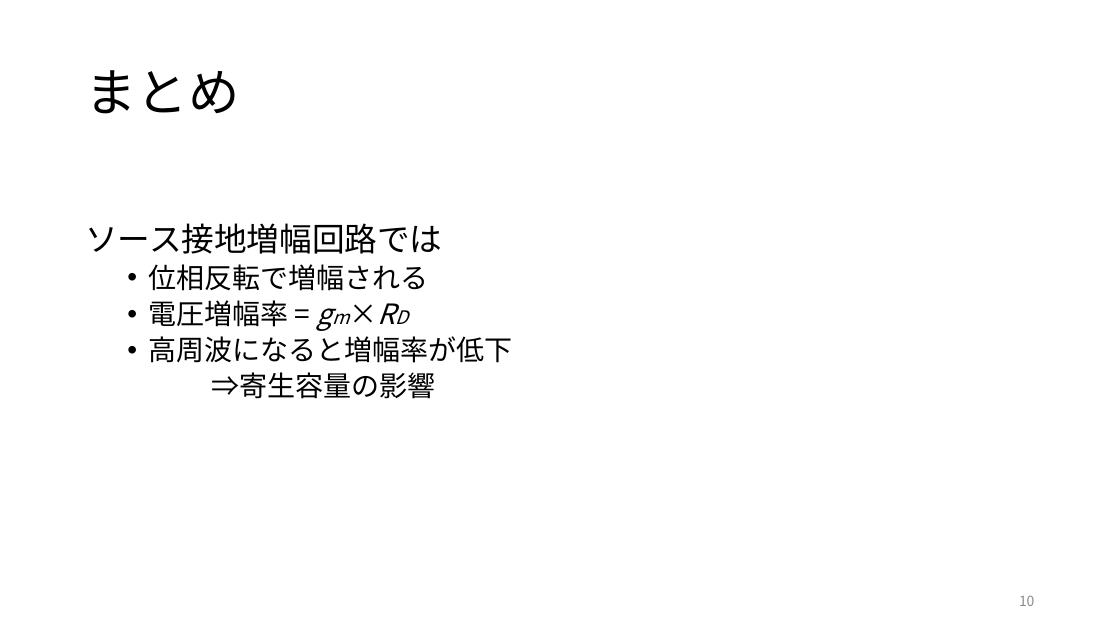
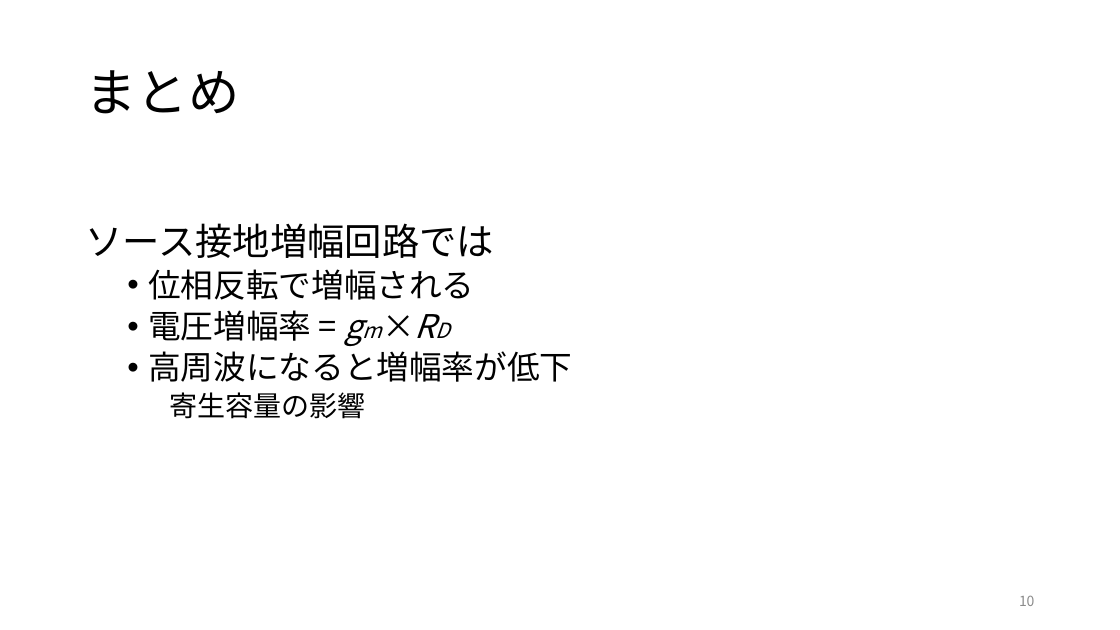
Before and after one commit to yoidea/design_project, a slide deck: slide 10 of design_project1.pptx. Drawn at 1120x630 pixels with LibreOffice and Linux fonts; fonts in the diff are those of the drawing. Boxes give left, top, right and bottom in pixels: in the first picture for what was removed or moved away, otherwise in the second. Text is boxed around its words. In the diff, an @@ line names an element or a change of style, - is before the commit and + after.

```diff
--- a/design_project1.pptx
+++ b/design_project1.pptx
@@ text at bbox=[85, 223, 572, 382]: size 28 to 32 pt in "ソース接地増幅回路では"; size 24 to 28 pt in "位相反転で増幅される", "電圧増幅率 = gm×RD", "高周波になると増幅率が低下"; size 16 to 18 pt in "gm×RD" @@
@@ text at bbox=[169, 392, 365, 419]: text changed @@
-  ⇒寄生容量の影響
+    寄生容量の影響
```
Also in this commit, not shown: 1 other slide changed.
